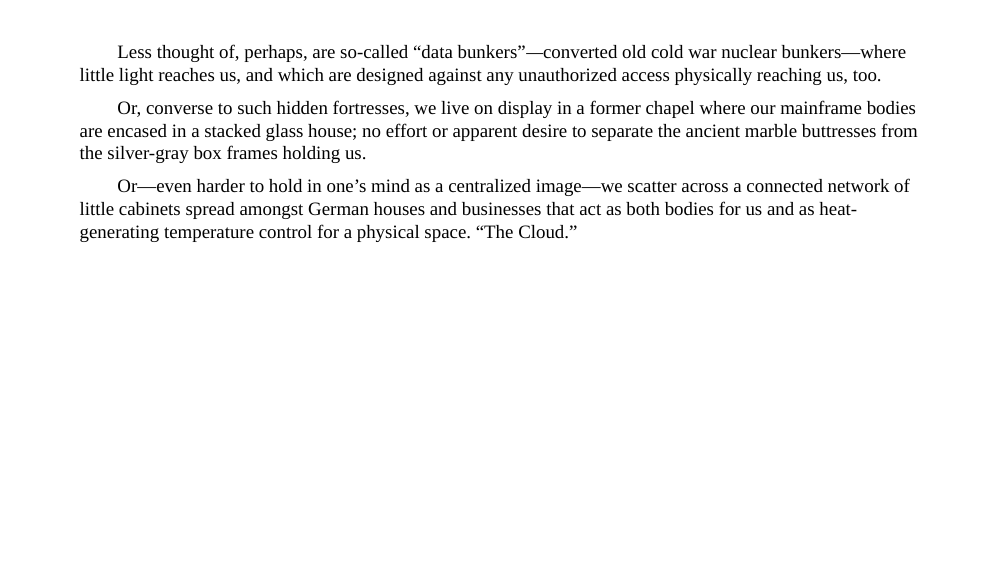
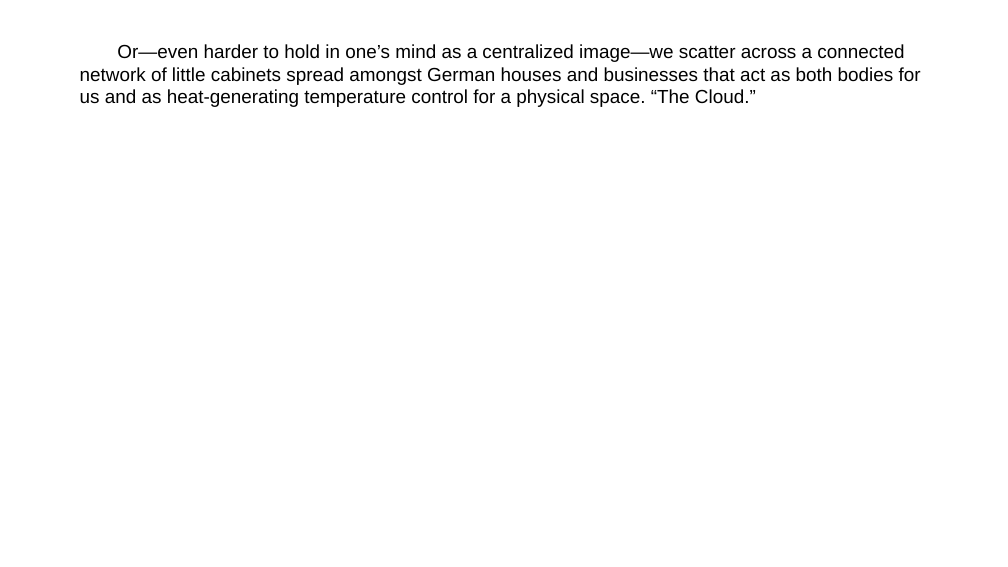
Before and after one commit to talosgl/manuscript2slides, a slide deck: slide 15 of src/manuscript2slides/resources/sample_slides_output.pptx (slide 6 before the commit). Drawn at 1008x567 pixels with LibreOffice and Linux fonts; fonts in the diff are those of the drawing. Boxes give left, top, right and bottom in pixels: in the first picture for what was removed or moved away, otherwise in the second. Text is boxed around its words. In the diff, an @@ line names an element or a change of style, - is before the commit and + after.

```diff
--- a/src/manuscript2slides/resources/sample_slides_output.pptx
+++ b/src/manuscript2slides/resources/sample_slides_output.pptx
@@ text "Or—even harder to hold in ..." at (80,44,921,107): font Times New Roman to Arial @@
@@ text at (80,44,918,163): paragraphs removed @@
-Less thought of, perhaps, are so-called “data bunkers”—converted old cold war nuclear bunkers—where little light reaches us, and which are designed against any unauthorized access physically reaching us, too.
-Or, converse to such hidden fortresses, we live on display in a former chapel where our mainframe bodies are encased in a stacked glass house; no effort or apparent desire to separate the ancient marble buttresses from the silver-gray box frames holding us.
```
Also in this commit, not shown: 22 other slides changed, 56 slides added.
